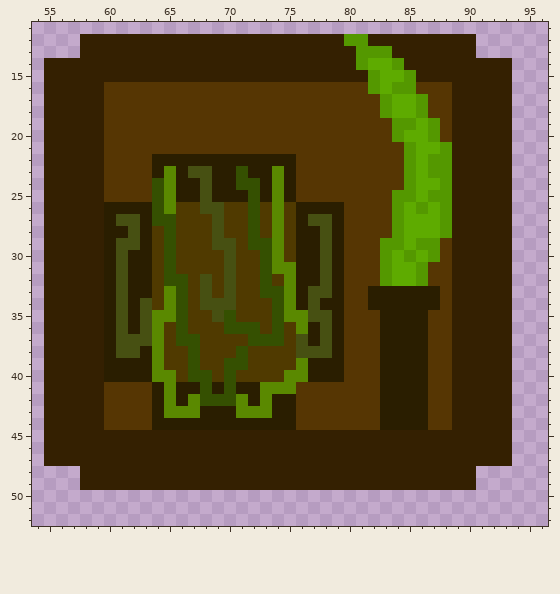
One commit to this sprite sheet: Assets/Sprites/Icons/EasySets/LeafSetItem.png. Above: the version before the commit.
The file is 104x60 pixels. Shown: x 54..96, y 11..52.
And afterwards:
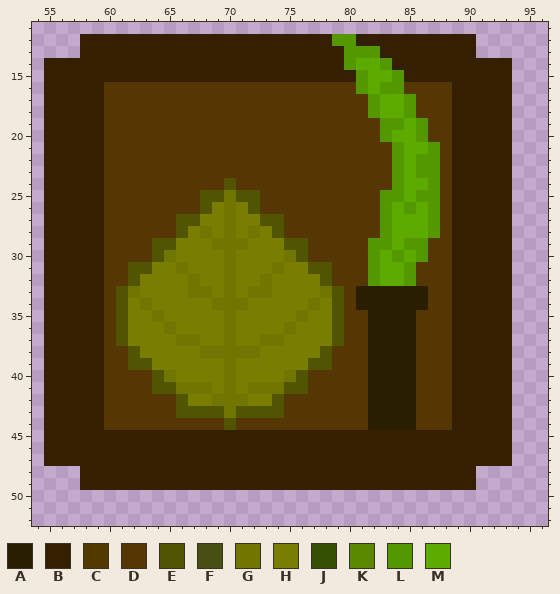
Palette (. is transparent): A #2a1e00  B #342001  C #503a00  D #563603  E #515400  F #475012  G #717600  H #797e00  J #355001  K #5a8900  L #549800  M #5eab00
The author wrote: Added Fur set and adjusted the sprites on a few other sets
Edits made:
Changed rows in their new state; - is an unchanged pixel.
first column x 60:
12 -------------------L-B-------
13 --------------------L--B-----
14 --------------------LM-LB----
15 ---------------------LM-LB---
16 ---------------------LML-D---
17 ----------------------LM-LD--
18 ----------------------LM-LD--
19 -----------------------L-MLD-
20 -----------------------LM-LD-
21 ------------------------LM-LD
22 ----DDDDDDDDDDDD--------LML-D
23 ----DDDDDDDDDDDD--------LML-D
24 ----DDDDDDEDDDDD--------LM-LD
25 ----DDDDEEGEEDDD-------L-ML-D
26 DDDDDDDDEHGHEDDDDDDD---LMLMLD
27 DDDDDDEEHHGHHEEDDDDD---LM--LD
28 DDDDDDEHGHGHGHEDDDDD---LM--LD
29 DDDDEEHHHGGGHHHEEDDD--L-ML-D-
30 DDDDEGHHHHGHHHHGEDDD--LMLMLD-
31 DDEEHHGHHHGHHHGHHEED--LM-LD--
32 DDEHHHHGHHGHHGHHHHED--LM-LD--
33 DEGHHHHGGHGHGGHHHHGE-A-----D-
34 DEHGHHHHHGGGHHHHHGHE-A-----D-
35 DEHHGHHHHHGHHHHHGHHE--A---D--
36 DEHHHGHHHHGHHHHGHHHE--A---D--
37 DEHHHHGGHHGHHGGHHHHE--A---D--
38 DDEHHHHHGGGGGHHHHHED--A---D--
39 DDEEHHHHHHGHHHHHHEED--A---D--
40 DDDDEGHHHHGHHHHGEDDD--A---D--
41 ----EEGGGHGHGGGEE-----A---D--
42 ----DDEHHGGGHHED------A---D--
43 ----DDEEEEGEEEED------A---D--
44 ----DDDDDDEDDDDD------A---D--
Boxes around the changes in both pictures, in picture pixels (x1, y1, x2, y2):
changed: (104, 34, 452, 430)
